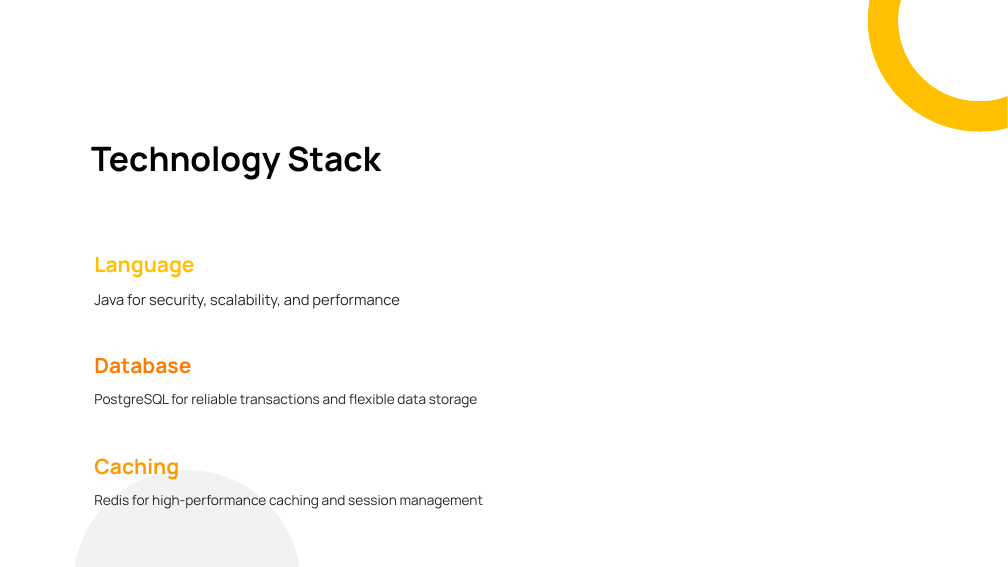
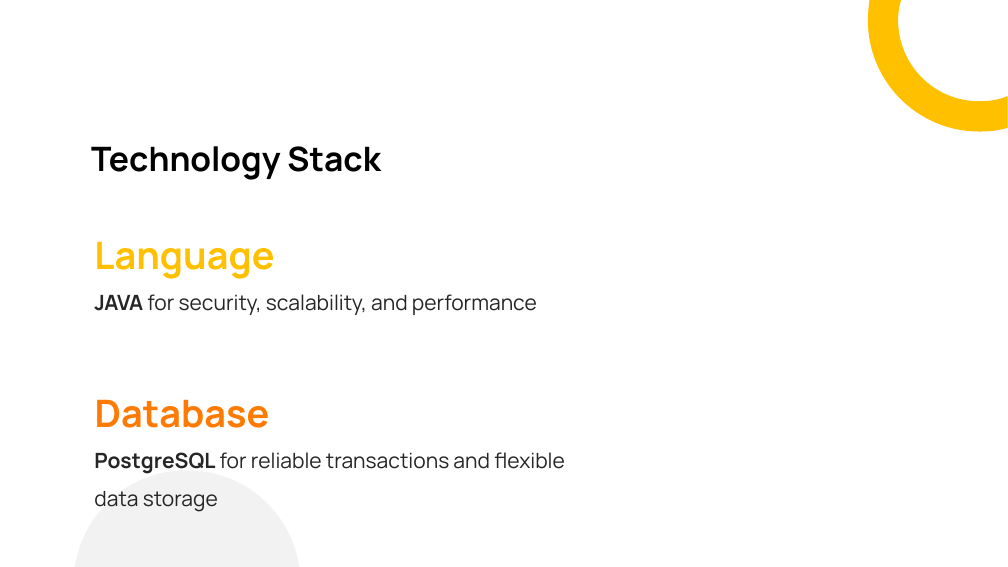
Before and after one commit to SamanthaNK/software-architecture-2025-2026, a slide deck: slide 9 of LAB1/Virtual Payment Platform System Architecture Overview.pptx (slide 7 before the commit). Drawn at 1008x567 pixels with LibreOffice and Linux fonts; fonts in the diff are those of the drawing. Boxes give left, top, right and bottom in pixels: in the first picture for what was removed or moved away, otherwise in the second. Text is boxed around its words. In the diff, an @@ line names an element or a change of style, - is before the commit and + after.

Commit message:
edits to presentation

```diff
--- a/LAB1/Virtual Payment Platform System Architecture Overview.pptx
+++ b/LAB1/Virtual Payment Platform System Architecture Overview.pptx
@@ text "Language" at bbox=[94, 241, 274, 279]: size 20 to 36 pt @@
@@ text at bbox=[94, 294, 537, 315]: text changed; size 14 to 20 pt @@
-Java for security, scalability, and performance
+JAVA for security, scalability, and performance
@@ text "Database" at bbox=[95, 399, 270, 428]: size 20 to 36 pt @@
@@ text "Database": place and size @@
-text "Database" at bbox=[94, 358, 191, 374]
+text "Database" at bbox=[95, 399, 270, 428]
@@ text "PostgreSQL for reliable transactions and ...": place and size @@
-text "PostgreSQL for reliable transactions and ..." at bbox=[94, 394, 478, 408]
+text "PostgreSQL for reliable transactions and ..." at bbox=[94, 452, 565, 512]
@@ text "PostgreSQL for reliable transactions and ..." at bbox=[94, 452, 565, 512]: size 13 to 20 pt; bold on in "PostgreSQL" @@
@@ text removed at bbox=[94, 458, 179, 480] @@
-Caching
@@ text removed at bbox=[94, 495, 483, 509] @@
-Redis for high-performance caching and session management
```
Also in this commit, not shown: 5 slides added, 3 slides removed.
